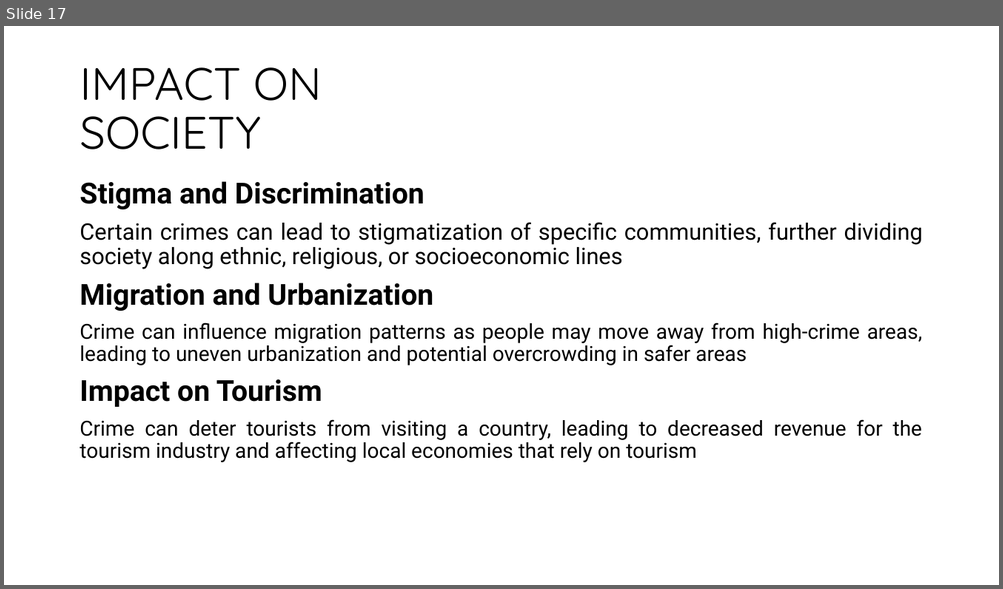
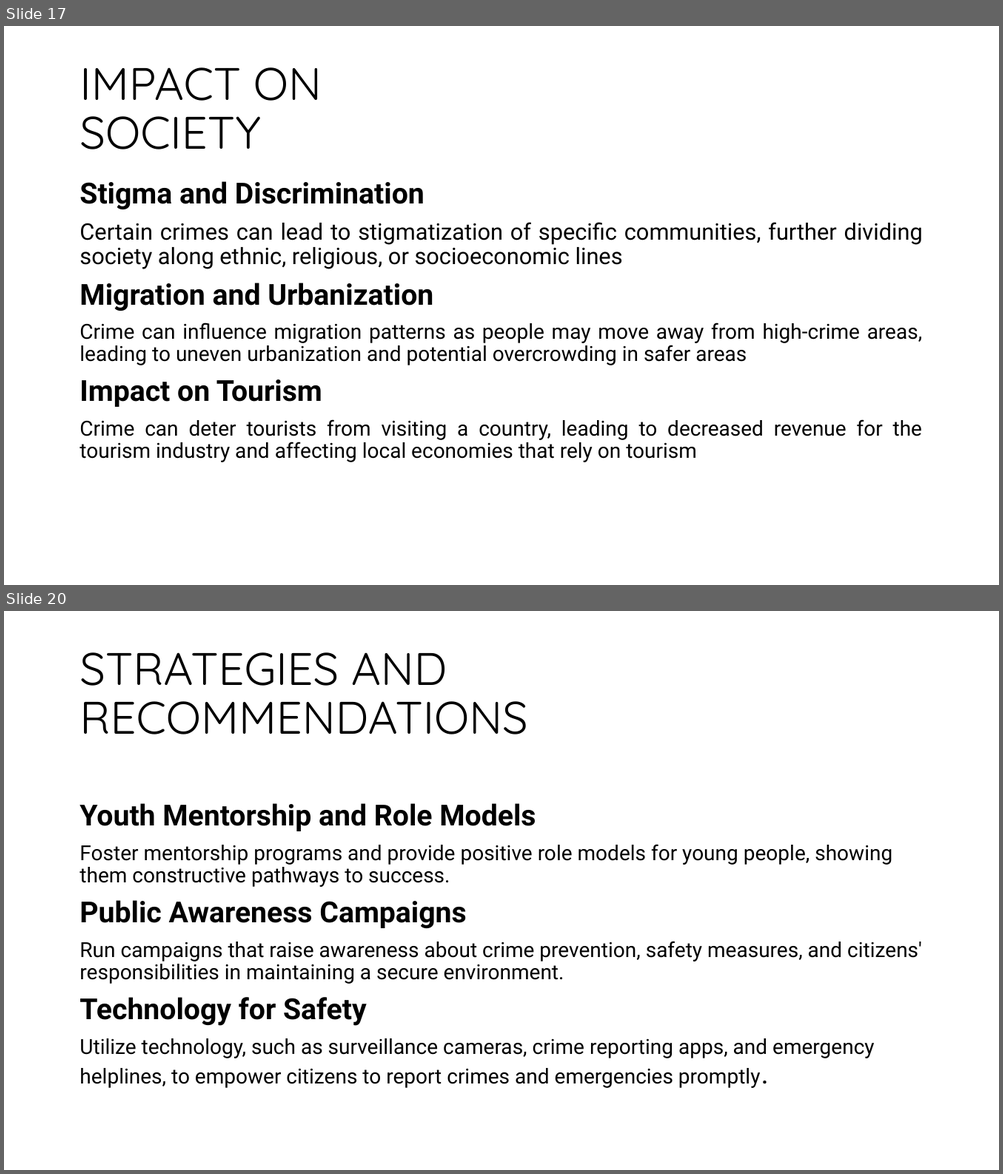
Before and after one commit to Tishat2247019/SUMMER-22-23, a slide deck: BGS/FINAL PRESENTATION/CRIME IN DHAKA CITY.pptx. Shown one above the other, each under a label of ours: slide 17 before the commit, slides 17 and 20 after it; the slides between them are not shown. The pictures are 1003x589 and 1003x1174 pixels, drawn with LibreOffice and Linux fonts; fonts in the diff are those of the drawing. Boxes give left, top, right and bottom in pixels: in the first picture for what was removed or moved away, otherwise in the second. Text is boxed around its words. In the diff, an @@ line names an element or a change of style, - is before the commit and + after.

Commit message:
added strategies and recomm.

```diff
--- a/BGS/FINAL PRESENTATION/CRIME IN DHAKA CITY.pptx
+++ b/BGS/FINAL PRESENTATION/CRIME IN DHAKA CITY.pptx
@@ slide 20 added at box(4, 611, 999, 1170), background #FFFFFF @@
@@ title added at box(79, 652, 527, 735), 44 pt, text #000000 @@
+STRATEGIES AND RECOMMENDATIONS
@@ text added at box(79, 803, 922, 1088), 20 pt, text #000000 @@
+Youth Mentorship and Role Models
+Foster mentorship programs and provide positive role models for young people, showing them constructive pathways to success.
+Public Awareness Campaigns
+Run campaigns that raise awareness about crime prevention, safety measures, and citizens' responsibilities in maintaining a secure environment.
+Technology for Safety
+Utilize technology, such as surveillance cameras, crime reporting apps, and emergency helplines, to empower citizens to report crimes and emergencies promptly.
```
Also in this commit, not shown: 4 other slides added.
